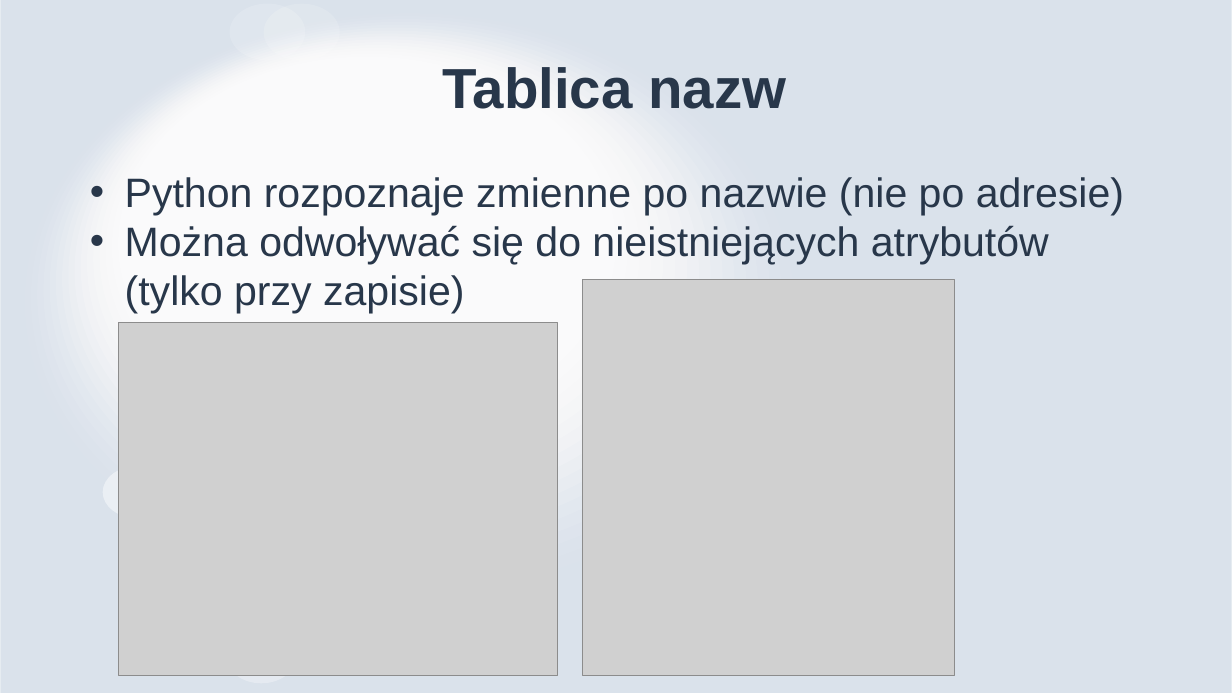
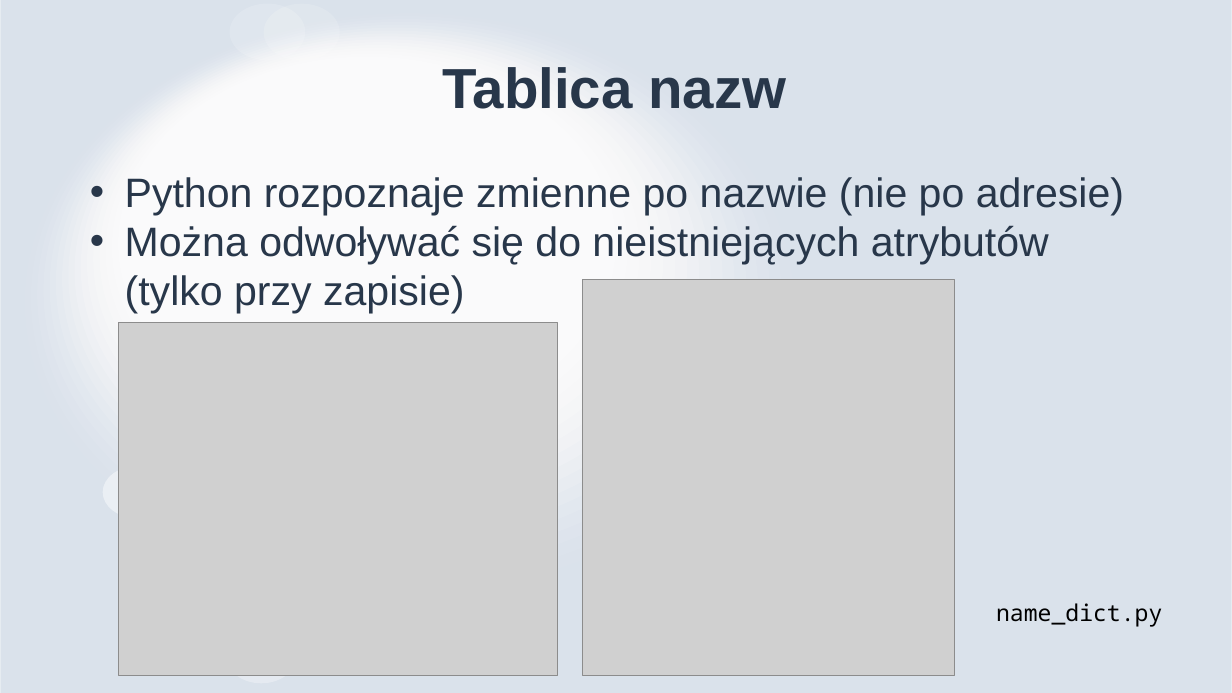
Before and after one commit to MikoStoro/ETI_Academy_python, a slide deck: slide 12 of Intro/Wprowadzenie.pptx. Drawn at 1232x693 pixels with LibreOffice and Linux fonts; fonts in the diff are those of the drawing; grey boxes stand for pictures. Boxes give left, top, right and bottom in pixels: in the first picture for what was removed or moved away, otherwise in the second. Text is boxed around its words. In the diff, an @@ line names an element or a change of style, - is before the commit and + after.

```diff
--- a/Intro/Wprowadzenie.pptx
+++ b/Intro/Wprowadzenie.pptx
@@ text added at box(996, 603, 1162, 627), 18 pt, text #000000 @@
+name_dict.py
```
Also in this commit, not shown: 6 other slides changed, 4 other files.
